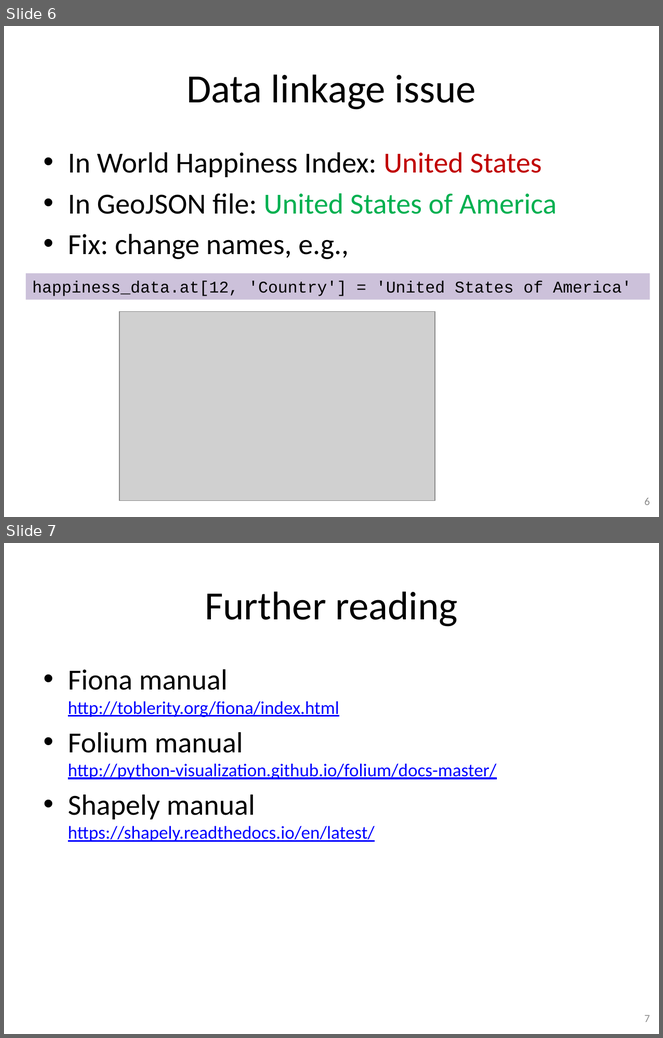
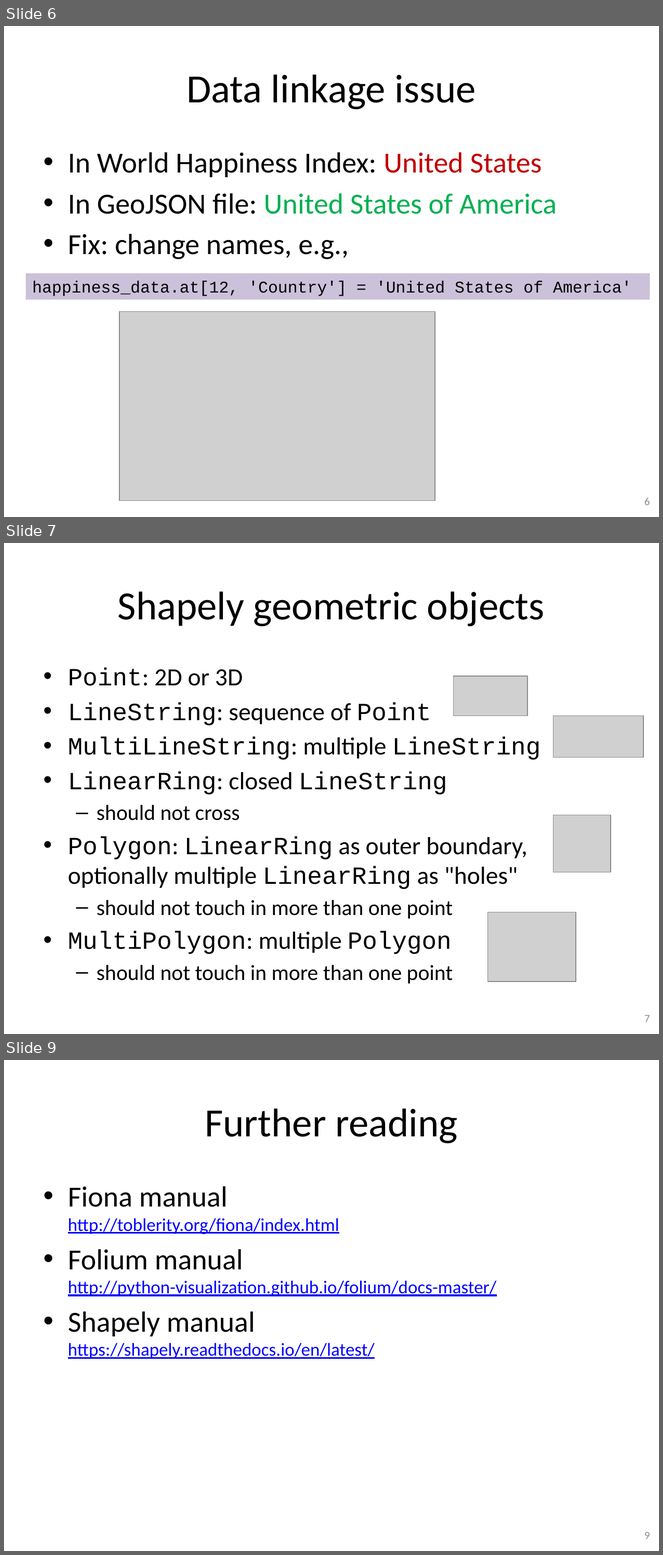
Before and after one commit to gjbex/training-material, a slide deck: Python/python_gis.pptx. Shown one above the other, each under a label of ours: slides 6 and 7 before the commit, slides 6, 7 and 9 after it; the slides between them are not shown. The pictures are 663x1038 and 663x1555 pixels, drawn with LibreOffice and Linux fonts; fonts in the diff are those of the drawing; grey boxes stand for pictures. Boxes give left, top, right and bottom in pixels: in the first picture for what was removed or moved away, otherwise in the second. Text is boxed around its words. In the diff, an @@ line names an element or a change of style, - is before the commit and + after.

Commit message:
Add slide on Shapely objects

```diff
--- a/Python/python_gis.pptx
+++ b/Python/python_gis.pptx
@@ slide 7 added at (x1=4, y1=543, x2=659, y2=1034), background #FFFFFF @@
@@ title added at (x1=118, y1=591, x2=545, y2=627), 44 pt, text #000000 @@
+Shapely geometric objects
@@ text added at (x1=68, y1=668, x2=541, y2=984), 27.2 pt, text #000000 @@
+• Point: 2D or 3D
+• LineString: sequence of Point
+• MultiLineString: multiple LineString
+• LinearRing: closed LineString
+  – should not cross
+• Polygon: LinearRing as outer boundary, optionally multiple LinearRing as "holes"
+  – should not touch in more than one point
+• MultiPolygon: multiple Polygon
+  – should not touch in more than one point
@@ picture added at (x1=453, y1=676, x2=528, y2=716) @@
@@ picture added at (x1=554, y1=716, x2=644, y2=758) @@
@@ picture added at (x1=554, y1=815, x2=611, y2=873) @@
@@ picture added at (x1=488, y1=913, x2=576, y2=982) @@
@@ page number added at (x1=645, y1=1015, x2=650, y2=1022), 12 pt, text #8C8C8C @@
+7
@@ what was slide 7 is now slide 9 @@
@@ page number at (x1=645, y1=1532, x2=650, y2=1539): text changed @@
-7
+9
```
Also in this commit, not shown: 1 other slide added.
